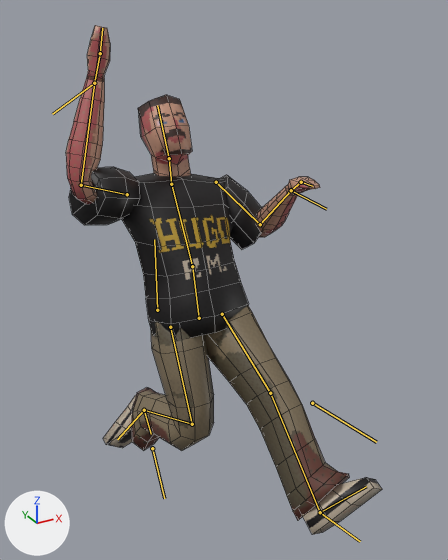
A saved change to the Blender file models/jordi/jordi.blend.
Camera for both pictures: a camera (50 mm lens) standing at (-1.06, -2.34, 2.33) and looking at (0.1, -0.23, 1.27). The lights are fixed; the arrows at lower left show +X, +Y and +Z. The first picture is the older version. Both versions are drawn at frame 8 of the action 'Jump'; the numbers are the values there. The bones that change, and the others that lie on the model, are drawn over the model as lines. Mesh edges are drawn as thin lines.

Names of what the first picture shows: 'torso'.
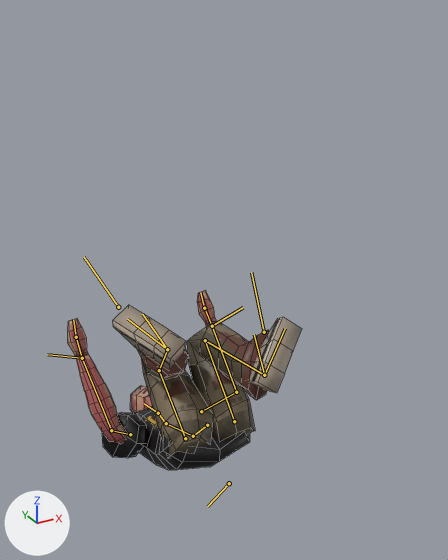
Where the change shows, as pixel boxes [x1, y1, x2, y2] in the pictures (448 x 560 px):
'torso', posed (26% narrower, 65% shorter)
    before: [66, 25, 382, 534]
    after: [68, 290, 302, 470]
bone 'Bone.004', root to tip
    before: (157, 310) to (154, 239)
    after: (229, 483) to (207, 506)
bone 'ik_leg.r', root to tip
    before: (144, 410) to (151, 434)
    after: (167, 349) to (142, 314)
bone 'ik_hand.r', root to tip
    before: (94, 83) to (52, 114)
    after: (82, 358) to (47, 354)
bone 'ik_hand.l', root to tip
    before: (291, 190) to (326, 209)
    after: (212, 326) to (243, 307)
bone 'ik_leg.l', root to tip
    before: (320, 512) to (360, 541)
    after: (264, 375) to (254, 334)
bone 'Bone', root to tip
    before: (199, 318) to (192, 266)
    after: (207, 425) to (193, 436)
bone 'Bone.001', root to tip
    before: (192, 266) to (171, 184)
    after: (193, 436) to (166, 423)
bone 'foot_r', root to tip
    before: (144, 410) to (117, 439)
    after: (167, 349) to (127, 319)
bone 'ik_leg_pole.r', root to tip
    before: (152, 448) to (164, 498)
    after: (118, 307) to (84, 257)
bone 'ik_leg_pole.l', root to tip
    before: (312, 403) to (376, 442)
    after: (264, 332) to (251, 272)

What the commit changed:
Bone 'Bone.004' (bone_bone_004) moves from (0.0, 0.0, 0.0) to (0.0, -0.531, 0.738).
Bone 'Bone.004' (bone_bone_004) turns from (0, 0, 0) to (-146, 0, 0) degrees about its own x, y and z.
Bone 'ik_leg.r' (bone_ik_leg_r) moves from (0.0, 0.0, -0.51) to (0.076, 0.338, -0.559).
Bone 'ik_hand.r' (bone_ik_hand_r) moves from (0.538, -0.98, -0.052) to (-0.304, -0.368, 0.435).
Bone 'ik_hand.l' (bone_ik_hand_l) moves from (-0.184, -0.748, 0.289) to (0.311, -0.451, 0.452).
Bone 'ik_leg.l' (bone_ik_leg_l) moves from (-0.212, 0.943, -0.508) to (-0.024, 0.107, -0.539).
Bone 'Bone' (bone_bone) moves from (0.172, 0.125, 0.0) to (0.013, -0.088, 0.0).
Bone 'Bone' (bone_bone) turns from (0, 0, 22) to (0, 0, 0) degrees about its own x, y and z.
Bone 'Bone.001' (bone_bone_001) turns from (0, 0, 0) to (0, 0, -42) degrees about its own x, y and z.
Bone 'foot_r' (bone_foot_r) turns from (8, -22, -40) to (4, 8, 9) degrees about its own x, y and z.
Bone 'ik_leg_pole.r' (bone_ik_leg_pole_r) moves from (-0.06, 0.015, 0.0) to (0.032, 0.395, -0.251).
Bone 'ik_leg_pole.l' (bone_ik_leg_pole_l) moves from (-0.052, 0.475, -0.41) to (0.06, 0.015, 0.0).
Bone 'ik_arm_pole.r' (bone_ik_arm_pole_r) moves from (-0.239, -0.016, 0.607) to (-0.184, 0.137, 0.607).
